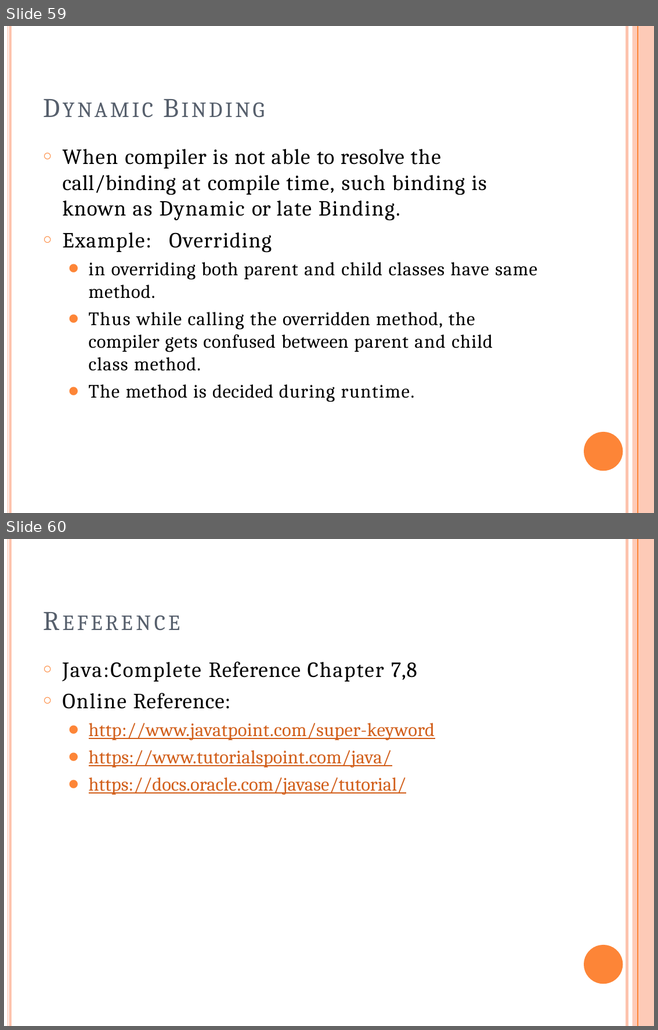
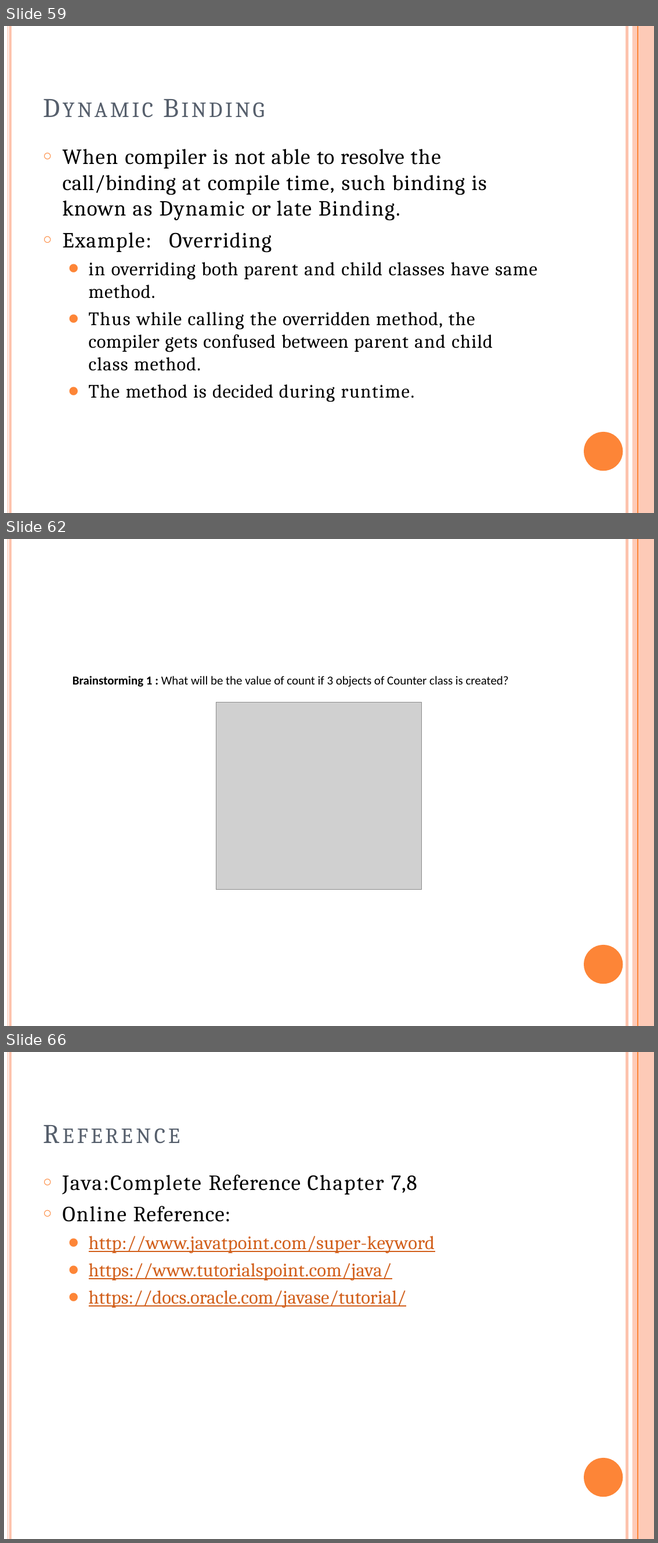
Before and after one commit to ashrafulparan2/UIU-Resources, a slide deck: OOP Theory materials-Spring_26/Mid/Lecture4_OOPPrinciples.pptx. Shown one above the other, each under a label of ours: slides 59 and 60 before the commit, slides 59, 62 and 66 after it; the slides between them are not shown. The pictures are 658x1030 and 658x1543 pixels, drawn with LibreOffice and Linux fonts; fonts in the diff are those of the drawing; grey boxes stand for pictures. Boxes give left, top, right and bottom in pixels: in the first picture for what was removed or moved away, otherwise in the second. Text is boxed around its words. In the diff, an @@ line names an element or a change of style, - is before the commit and + after.

```diff
--- a/OOP Theory materials-Spring_26/Mid/Lecture4_OOPPrinciples.pptx
+++ b/OOP Theory materials-Spring_26/Mid/Lecture4_OOPPrinciples.pptx
@@ slide 62 added at (4,539,654,1026), background #FFFFFF; not listed: 5 template elements that a slide beside it also shows @@
@@ text added at (72,676,509,687), 13.5 pt, text #000000 @@
+Brainstorming 1 : What will be the value of count if 3 objects of Counter class is created?
@@ picture added at (216,703,421,890) @@
@@ what was slide 60 is now slide 66 @@
```
Also in this commit, not shown: 5 other slides added, 3 other files.
